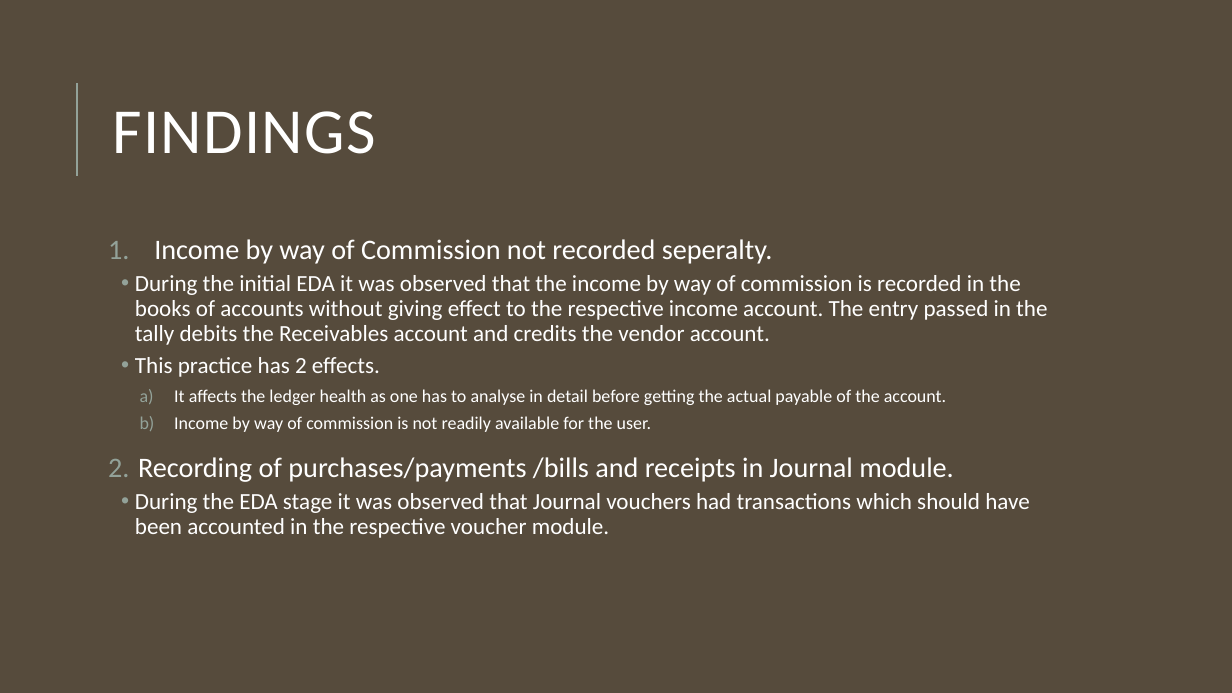
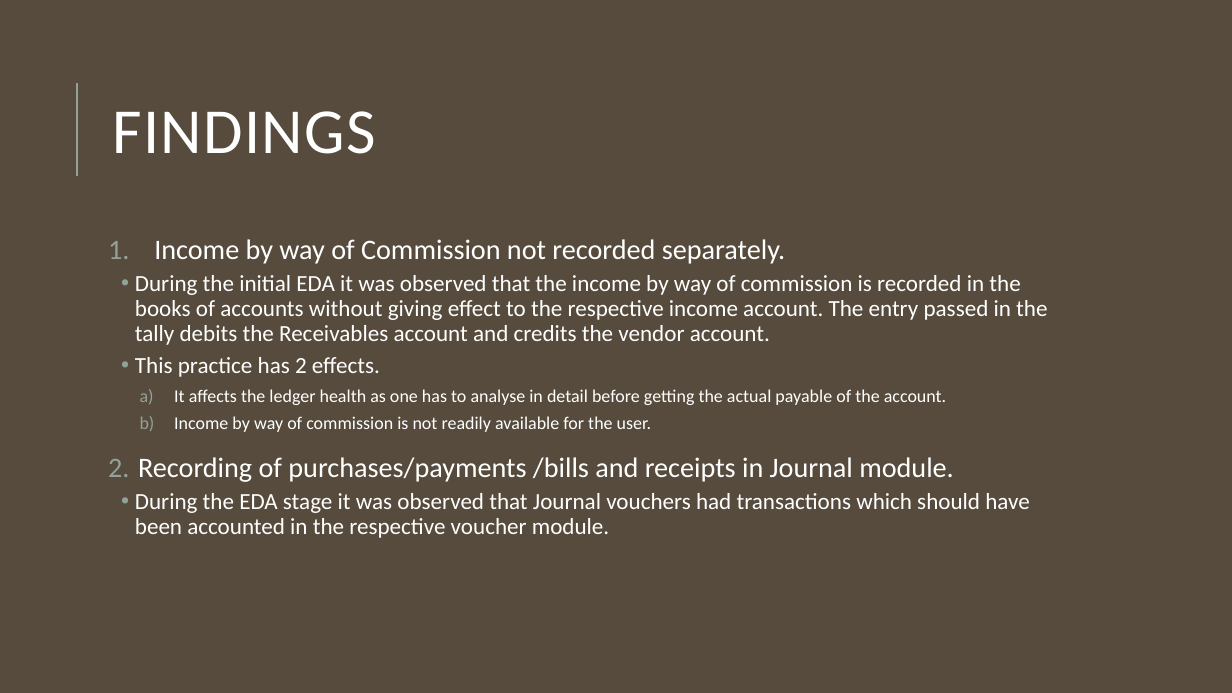
Before and after one commit to VigneshKrishnan-Analyst/Recent-Projects, a slide deck: slide 8 of Tally to Zoho conversion/Tally to Zoho project.pptx. Drawn at 1232x693 pixels with LibreOffice and Linux fonts; fonts in the diff are those of the drawing. Boxes give left, top, right and bottom in pixels: in the first picture for what was removed or moved away, otherwise in the second. Text is boxed around its words. In the diff, an @@ line names an element or a change of style, - is before the commit and + after.

```diff
--- a/Tally to Zoho conversion/Tally to Zoho project.pptx
+++ b/Tally to Zoho conversion/Tally to Zoho project.pptx
@@ text at (154, 239, 785, 264): text changed @@
-1. Income by way of Commission not recorded seperalty.
+1. Income by way of Commission not recorded separately.
```
Also in this commit, not shown: 2 other slides changed, 1 other file.
